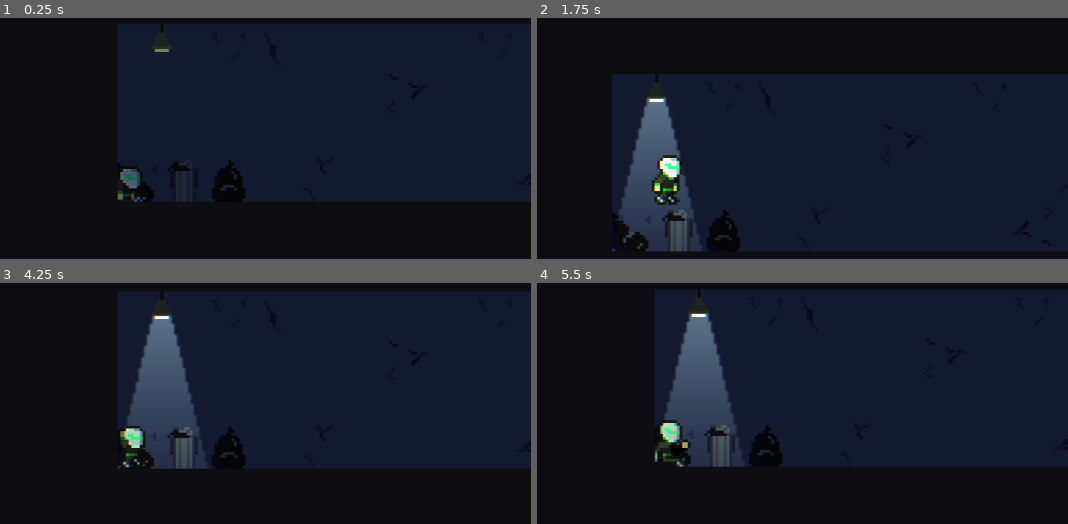
Above: before the commit, frames 1-4 (two rows, left to right).
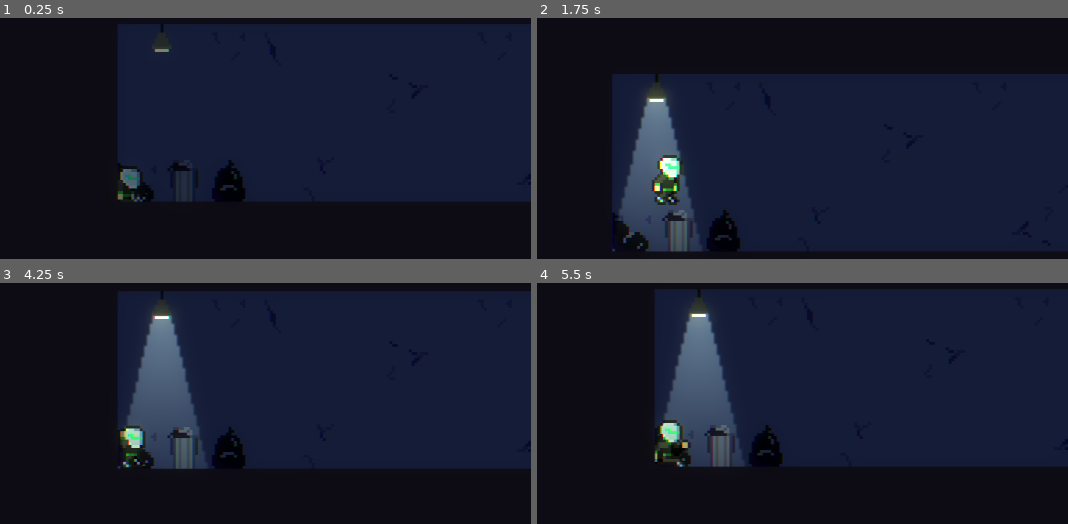
Above: after the commit, the same moments.

Repository: reneelias/Godot-2D-Platformer
Game: Godot game, scene res://Scenes/Level_01.tscn
Two runs of this game, one before a commit and one after it. Both use one fixed random seed, a clock stepped at 60 frames per second and the inputs below. This scene is started directly instead of the project's main scene.
Inputs:
- Up to frame 1 (0.25 s): no input
- Up to frame 2 (1.75 s): hold R 0.53-1.28 s; hold D (MoveRight) from 0.53 s (still down); tap Space (Jump) at 0.77, 1.52 s; tap R at 1.35 s
- Up to frame 3 (4.25 s): release D (MoveRight) at 2.03 s; hold A (MoveLeft) 2.03-2.78 s; hold R 2.03-2.78 s; hold D (MoveRight) from 2.78 s (still down); tap R at 2.85 s; tap Space (Jump) at 3.02, 3.77 s; hold R from 3.53 s (still down)
- Up to frame 4 (5.5 s): release D (MoveRight) at 4.28 s; release R at 4.28 s; hold A (MoveLeft) 4.28-5.03 s; tap R at 4.35 s; tap Space (Jump) at 4.52 s; hold D (MoveRight) from 5.03 s (still down); hold R from 5.03 s (still down)

The runs differ from the first frame. In frame 2, 0.2% of the frame differs, in the area x 20-28%, y 30-68%; in frame 3, less than 0.1%; in frame 4, less than 0.1%.

Commit message:
add bloom

Diff:
--- a/2d-platformer/ObjectScenes/Player.tscn
+++ b/2d-platformer/ObjectScenes/Player.tscn
@@ -4,7 +4,7 @@
 [ext_resource type="Script" uid="uid://c43q83dh0qpt7" path="res://Scripts/CameraController.gd" id="3_5podq"]
 [ext_resource type="Texture2D" uid="uid://3s0xlldium38" path="res://Sprites/Character_SpriteSheet.png" id="3_akhjb"]
 [ext_resource type="Texture2D" uid="uid://dmdlgegia3xjr" path="res://Sprites/Wall.png" id="4_akhjb"]
-[ext_resource type="Shader" uid="uid://ek88p73cly8c" path="res://Shaders/ChromaticAbberation.gdshader" id="4_wpivi"]
+[ext_resource type="Shader" uid="uid://ek88p73cly8c" path="res://Shaders/ChromaticAberration.gdshader" id="4_wpivi"]
 
 [sub_resource type="RectangleShape2D" id="RectangleShape2D_0xm2m"]
 size = Vector2(8, 11.5)
@@ -336,7 +336,7 @@
 zoom = Vector2(4, 4)
 script = ExtResource("3_5podq")
 
-[node name="ChromaticAbberation" type="TextureRect" parent="Camera2D"]
+[node name="ChromaticAberration" type="TextureRect" parent="Camera2D"]
 material = SubResource("ShaderMaterial_1gky5")
 offset_left = -144.0
 offset_top = -81.0
--- a/2d-platformer/Scenes/Level_01.tscn
+++ b/2d-platformer/Scenes/Level_01.tscn
@@ -361,6 +361,16 @@
 atlas = ExtResource("9_82yn4")
 region = Rect2(15, 0, 5, 5)
 
+[sub_resource type="Environment" id="Environment_0s7bq"]
+background_mode = 3
+glow_enabled = true
+glow_intensity = 1.23
+glow_bloom = 0.21
+fog_light_energy = 2.7
+fog_sun_scatter = 0.08
+fog_density = 0.2125
+volumetric_fog_density = 0.1125
+
 [node name="Level_01" type="Node2D"]
 
 [node name="TileMapLayers" type="Node2D" parent="."]
@@ -412,7 +422,6 @@
 [node name="Player" parent="." instance=ExtResource("5_egvei")]
 z_index = 5
 position = Vector2(-27, 8)
-friction = 0.2
 playerState = 0
 
 [node name="BrighteningLight" type="DirectionalLight2D" parent="."]
@@ -620,6 +629,9 @@
 hue_variation_min = -0.31
 hue_variation_max = 0.31
 
+[node name="WorldEnvironment" type="WorldEnvironment" parent="."]
+environment = SubResource("Environment_0s7bq")
+
 [editable path="Lights/LongHangingLamp_02"]
 [editable path="Lights/LongHangingLamp_03"]
 [editable path="Lights/LongHangingLamp_04"]
--- a/2d-platformer/project.godot
+++ b/2d-platformer/project.godot
@@ -57,3 +57,4 @@
 textures/canvas_textures/default_texture_filter=0
 renderer/rendering_method="gl_compatibility"
 renderer/rendering_method.mobile="gl_compatibility"
+viewport/hdr_2d=true
Not shown: 1 places in 2d-platformer/Scenes/Level_01.tscn that only renumber resources
Renamed: 2d-platformer/Shaders/ChromaticAbberation.gdshader -> 2d-platformer/Shaders/ChromaticAberration.gdshader
Renamed: 2d-platformer/Shaders/ChromaticAbberation.gdshader.uid -> 2d-platformer/Shaders/ChromaticAberration.gdshader.uid
